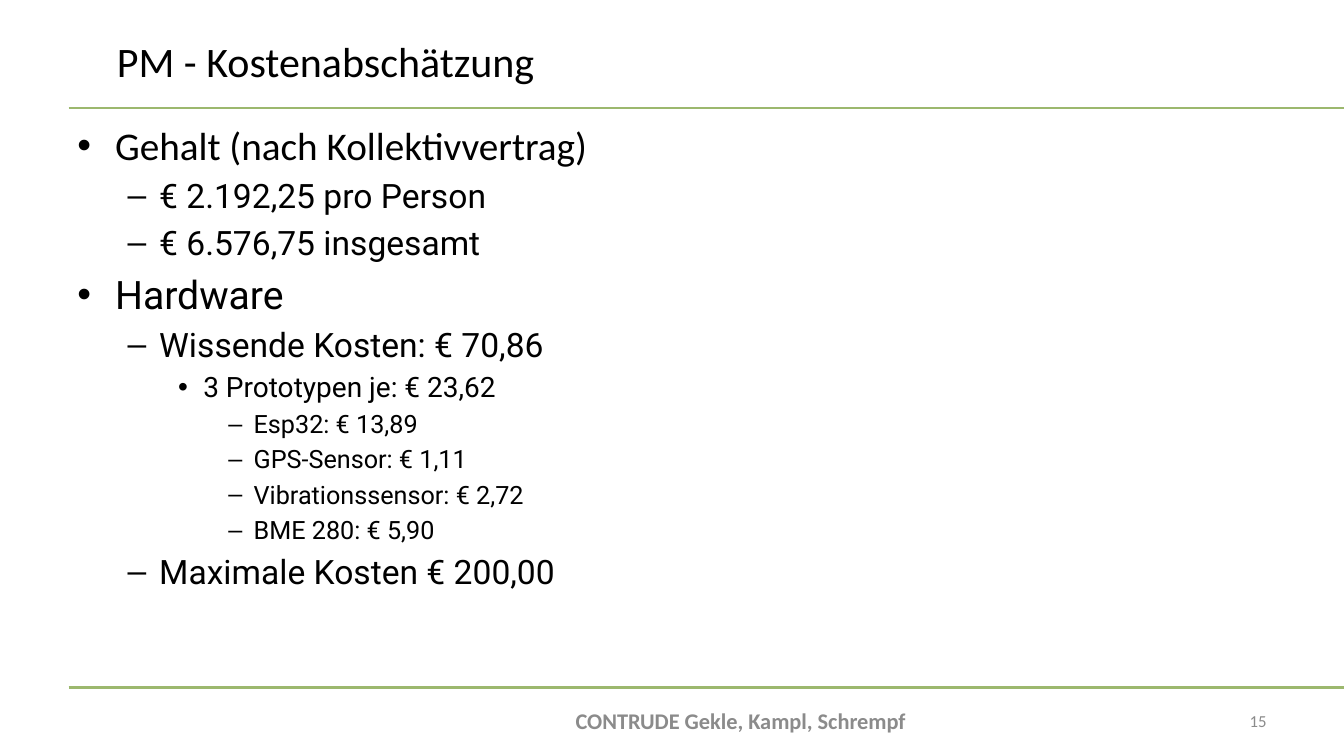
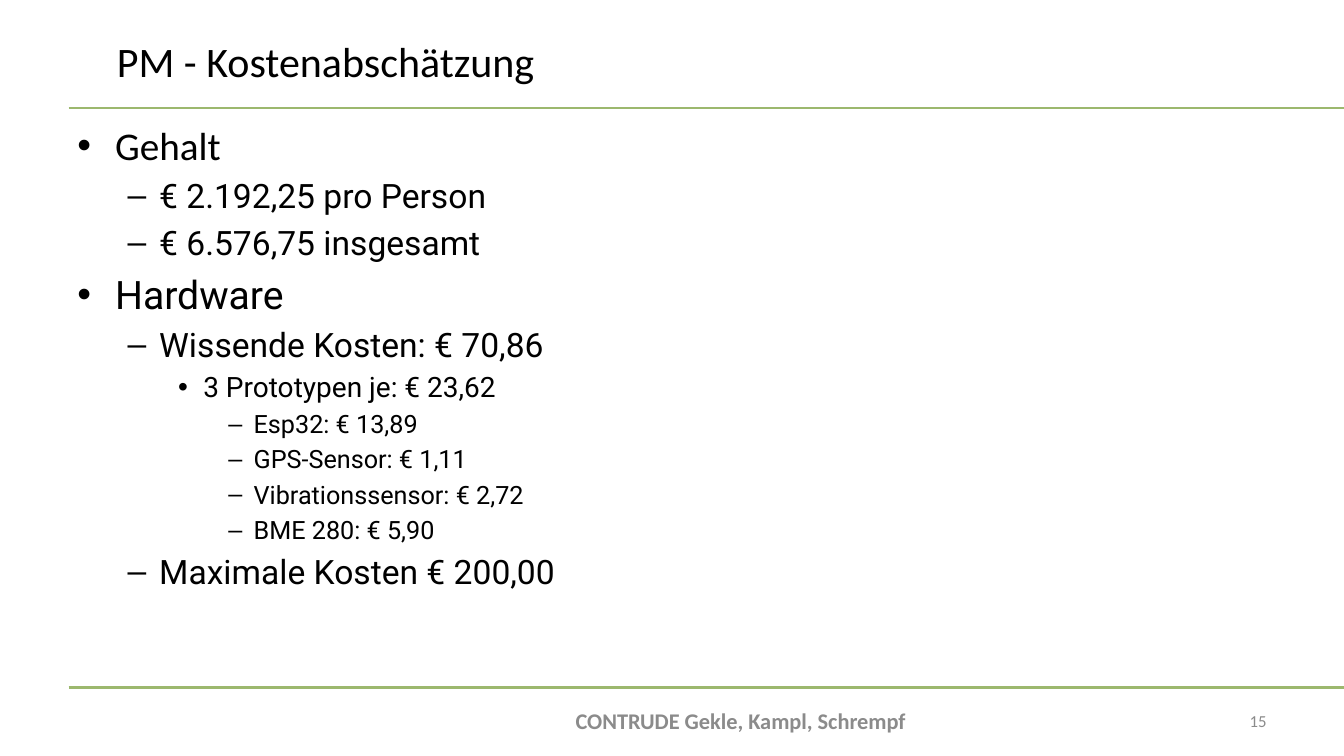
Before and after one commit to bitsneak/Contrude, a slide deck: slide 15 of Diplomarbeit/doc/Presentations/DA-Präsentation2024_Erstpräsentation.pptx. Drawn at 1344x756 pixels with LibreOffice and Linux fonts; fonts in the diff are those of the drawing; background and template pictures are left out. Boxes give left, top, right and bottom in pixels: in the first picture for what was removed or moved away, otherwise in the second. Text is boxed around its words. In the diff, an @@ line names an element or a change of style, - is before the commit and + after.

```diff
--- a/Diplomarbeit/doc/Presentations/DA-Präsentation2024_Erstpräsentation.pptx
+++ b/Diplomarbeit/doc/Presentations/DA-Präsentation2024_Erstpräsentation.pptx
@@ text at (115, 132, 221, 161): text changed @@
-• Gehalt (nach Kollektivvertrag)
+• Gehalt
```
Also in this commit, not shown: 2 other slides changed, 4 other files.
